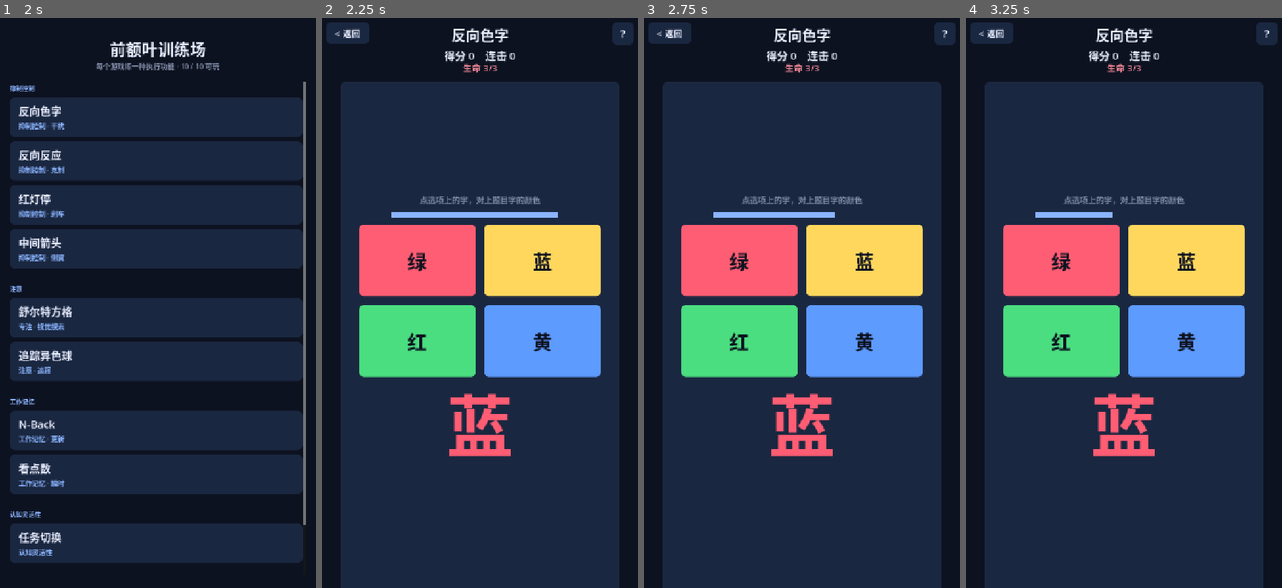
Above: before the commit, frames 1-4 (left to right).
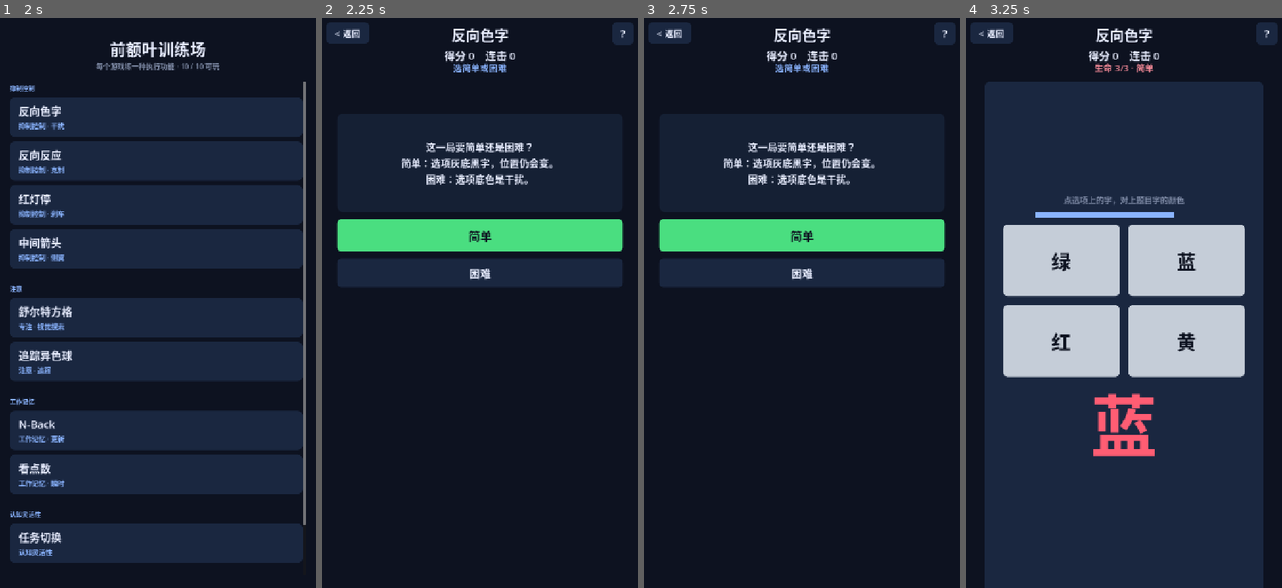
Above: after the commit, the same moments.

Repository: JeffGu98/PrefrontalCortexGame
Game: Godot game, scene res://scenes/Track.tscn
Same seed, same stepped clock (60 frames per second), same inputs: the game is played once before the commit and once after it. This scene is started directly instead of the project's main scene.
Inputs (mouse positions are in pixels of both pictures, inside the frame that each line leads up to):
- Up to frame 1 (2 s): click "确定" at 0.5 s; click "< 返回" at 1.25 s
- Up to frame 2 (2.25 s): click (476, 114) at 2.02 s
- Up to frame 3 (2.75 s): no input
- Up to frame 4 (3.25 s): click (1124, 234) at 2.75 s, where only the run after the commit has a clickable "简单"

Frame 1 is identical in both runs. In frame 2, 64% of the frame differs, in the area x 4-96%, y 7-100%; in frame 3, 64%; in frame 4, 19%.

Commit message:
Add shared progress gate and ship 1.1.6.
追踪异色球记住球数；反向色字进场可选简单或困难。进度门抽到 GameBase，汉诺塔改用同一套界面。

Diff:
--- a/project.godot
+++ b/project.godot
@@ -11,7 +11,7 @@
 [application]
 
 config/name="前额叶训练场"
-config/version="1.1.5"
+config/version="1.1.6"
 run/main_scene="res://scenes/Hub.tscn"
 config/features=PackedStringArray("4.7", "Mobile")
 config/icon="res://icon.png"
--- a/scripts/GameBase.gd
+++ b/scripts/GameBase.gd
@@ -10,6 +10,10 @@
 
 var _help_overlay: Control
 var _help_open := false
+var _gate_panel: Panel
+var _gate_label: Label
+var _gate_continue_btn: Button
+var _gate_fresh_btn: Button
 
 
 func _ready() -> void:
@@ -19,6 +23,7 @@
 	if title_text != "":
 		_build_title()
 	_build_help_button()
+	_build_progress_gate()
 	_build_game()
 	_build_help_overlay()
 
@@ -59,6 +64,83 @@
 
 ## Overridden by each game to build its own content.
 func _build_game() -> void:
+	pass
+
+
+## Shared continue-or-restart gate used by games that remember a level.
+func _build_progress_gate() -> void:
+	_gate_panel = Panel.new()
+	_gate_panel.z_index = 20
+	var style := StyleBoxFlat.new()
+	style.bg_color = Color("#152034")
+	style.set_corner_radius_all(14)
+	_gate_panel.add_theme_stylebox_override("panel", style)
+	add_child(_gate_panel)
+	_gate_label = _make_label("", 22, Color("#e8edff"))
+	_gate_label.horizontal_alignment = HORIZONTAL_ALIGNMENT_CENTER
+	_gate_label.vertical_alignment = VERTICAL_ALIGNMENT_CENTER
+	_gate_label.autowrap_mode = TextServer.AUTOWRAP_WORD_SMART
+	_gate_label.set_anchors_and_offsets_preset(Control.PRESET_FULL_RECT)
+	_gate_label.offset_left = 24
+	_gate_label.offset_right = -24
+	_gate_panel.add_child(_gate_label)
+
+	_gate_continue_btn = Button.new()
+	_gate_continue_btn.z_index = 21
+	_gate_continue_btn.focus_mode = Control.FOCUS_NONE
+	_gate_continue_btn.add_theme_font_size_override("font_size", 26)
+	_gate_continue_btn.add_theme_color_override("font_color", Color("#0d1220"))
+	_style_button(_gate_continue_btn, Color("#4ade80"))
+	_gate_continue_btn.pressed.connect(_on_progress_continue)
+	add_child(_gate_continue_btn)
+
+	_gate_fresh_btn = Button.new()
+	_gate_fresh_btn.z_index = 21
+	_gate_fresh_btn.focus_mode = Control.FOCUS_NONE
+	_gate_fresh_btn.add_theme_font_size_override("font_size", 24)
+	_gate_fresh_btn.add_theme_color_override("font_color", Color("#e8edff"))
+	_style_button(_gate_fresh_btn, Color("#1a2740"))
+	_gate_fresh_btn.pressed.connect(_on_progress_fresh)
+	add_child(_gate_fresh_btn)
+	_hide_progress_gate()
+	_layout_progress_gate()
+
+
+func _layout_progress_gate() -> void:
+	if _gate_panel == null:
+		return
+	var vp := get_viewport_rect().size
+	_gate_panel.position = Vector2(40, 220)
+	_gate_panel.size = Vector2(vp.x - 80.0, 220)
+	_gate_continue_btn.position = Vector2(40, _gate_panel.position.y + 236.0)
+	_gate_continue_btn.size = Vector2(vp.x - 80.0, 72)
+	_gate_fresh_btn.position = Vector2(40, _gate_continue_btn.position.y + 88.0)
+	_gate_fresh_btn.size = Vector2(vp.x - 80.0, 64)
+
+
+func _show_progress_gate(body: String, continue_text: String, fresh_text: String) -> void:
+	_layout_progress_gate()
+	_gate_label.text = body
+	_gate_continue_btn.text = continue_text
+	_gate_fresh_btn.text = fresh_text
+	_gate_panel.visible = true
+	_gate_continue_btn.visible = true
+	_gate_fresh_btn.visible = true
+
+
+func _hide_progress_gate() -> void:
+	if _gate_panel == null:
+		return
+	_gate_panel.visible = false
+	_gate_continue_btn.visible = false
+	_gate_fresh_btn.visible = false
+
+
+func _on_progress_continue() -> void:
+	pass
+
+
+func _on_progress_fresh() -> void:
 	pass
 
 
--- a/scripts/Hanoi.gd
+++ b/scripts/Hanoi.gd
@@ -38,10 +38,6 @@
 var peg_hits: Array[Button] = []
 var restart_button: Button
 var reset_btn: Button
-var gate_panel: Panel
-var gate_label: Label
-var continue_btn: Button
-var fresh_btn: Button
 
 
 func _init() -> void:
@@ -54,7 +50,6 @@
 	_build_hud()
 	_build_board()
 	_build_reset_button()
-	_build_gate()
 	_layout_board()
 	if latest_disks > MIN_DISKS:
 		_show_gate()
@@ -112,43 +107,6 @@
 	reset_btn.visible = false
 
 
-func _build_gate() -> void:
-	gate_panel = Panel.new()
-	gate_panel.z_index = 20
-	var style := StyleBoxFlat.new()
-	style.bg_color = Color("#152034")
-	style.set_corner_radius_all(14)
-	gate_panel.add_theme_stylebox_override("panel", style)
-	add_child(gate_panel)
-	gate_label = _make_label("", 22, Color("#e8edff"))
-	gate_label.horizontal_alignment = HORIZONTAL_ALIGNMENT_CENTER
-	gate_label.vertical_alignment = VERTICAL_ALIGNMENT_CENTER
-	gate_label.autowrap_mode = TextServer.AUTOWRAP_WORD_SMART
-	gate_label.set_anchors_and_offsets_preset(Control.PRESET_FULL_RECT)
-	gate_label.offset_left = 24
-	gate_label.offset_right = -24
-	gate_panel.add_child(gate_label)
-
-	continue_btn = Button.new()
-	continue_btn.focus_mode = Control.FOCUS_NONE
-	continue_btn.add_theme_font_size_override("font_size", 26)
-	continue_btn.add_theme_color_override("font_color", Color("#0d1220"))
-	_style_button(continue_btn, Color("#4ade80"))
-	continue_btn.pressed.connect(_pick_continue)
-	add_child(continue_btn)
-
-	fresh_btn = Button.new()
-	fresh_btn.focus_mode = Control.FOCUS_NONE
-	fresh_btn.add_theme_font_size_override("font_size", 24)
-	fresh_btn.add_theme_color_override("font_color", Color("#e8edff"))
-	_style_button(fresh_btn, Color("#1a2740"))
-	fresh_btn.pressed.connect(_pick_fresh)
-	add_child(fresh_btn)
-	gate_panel.visible = false
-	continue_btn.visible = false
-	fresh_btn.visible = false
-
-
 func _notification(what: int) -> void:
 	if what == NOTIFICATION_RESIZED and board != null:
 		_layout_board()
@@ -166,13 +124,7 @@
 	for i in range(PEGS):
 		peg_hits[i].position = Vector2(col_w * i, 0)
 		peg_hits[i].size = Vector2(col_w, board.size.y)
-	if gate_panel != null:
-		gate_panel.position = Vector2(40, 220)
-		gate_panel.size = Vector2(vp.x - 80.0, 220)
-		continue_btn.position = Vector2(40, gate_panel.position.y + 236.0)
-		continue_btn.size = Vector2(vp.x - 80.0, 72)
-		fresh_btn.position = Vector2(40, continue_btn.position.y + 88.0)
-		fresh_btn.size = Vector2(vp.x - 80.0, 64)
+	_layout_progress_gate()
 	board.queue_redraw()
 
 
@@ -193,24 +145,21 @@
 	phase = Phase.PICK
 	board.visible = false
 	reset_btn.visible = false
-	gate_panel.visible = true
-	continue_btn.visible = true
-	fresh_btn.visible = true
-	gate_label.text = "上次做到 %d 盘。\n这一局进最新一关，还是从 3 盘重来？" % latest_disks
-	continue_btn.text = "进入最新一关（%d 盘）" % latest_disks
-	fresh_btn.text = "从头开始（3 盘）"
+	_show_progress_gate(
+		"上次做到 %d 盘。\n这一局进最新一关，还是从 3 盘重来？" % latest_disks,
+		"进入最新一关（%d 盘）" % latest_disks,
+		"从头开始（3 盘）"
+	)
 	_set_hint("选这一局从哪关开始", Color("#7f8ba6"))
 	_update_hud()
 
 
 func _hide_gate() -> void:
-	gate_panel.visible = false
-	continue_btn.visible = false
-	fresh_btn.visible = false
+	_hide_progress_gate()
 	board.visible = true
 
 
-func _pick_continue() -> void:
+func _on_progress_continue() -> void:
 	if phase != Phase.PICK:
 		return
 	disk_n = latest_disks
@@ -218,7 +167,7 @@
 	_start_level()
 
 
-func _pick_fresh() -> void:
+func _on_progress_fresh() -> void:
 	if phase != Phase.PICK:
 		return
 	disk_n = MIN_DISKS
--- a/scripts/Stroop.gd
+++ b/scripts/Stroop.gd
@@ -1,5 +1,5 @@
 extends "res://scripts/GameBase.gd"
-## 反向色字 Stroop：点选项上的字，对上题目字的颜色；选项底色是干扰。
+## 反向色字 Stroop：点选项上的字，对上题目字的颜色；困难模式选项底色是干扰。
 
 
 const COLORS := [
@@ -15,7 +15,13 @@
 const HINT_IDLE := "点选项上的字，对上题目字的颜色"
 const BEST_PATH := "user://stroop_best.cfg"
 const TIMER_WIDTH := 400.0
-
+const EASY_BG := Color("#c5cdd8")
+const EASY_INK := Color("#0d1220")
+
+enum Phase { GATE, PLAY, OVER }
+
+var phase := Phase.GATE
+var easy_mode := true
 var score := 0
 var lives := LIVES
 var streak := 0
@@ -34,20 +40,22 @@
 var hint_label: Label
 var timer_track: ColorRect
 var timer_bar: ColorRect
+var choice_grid: GridContainer
 var color_buttons: Array[Button] = []
 var restart_button: Button
 
 
 func _init() -> void:
 	title_text = "反向色字"
-	help_text = "中央是有颜色的字，字义和字体颜色一定不同。\n点下面写着「字体颜色」的按钮。按钮底色是干扰，不要对色块。\n每答完一题四个选项会重排。每题 2 秒。点错或超时扣一命。"
+	help_text = "中央是有颜色的字，字义和字体颜色一定不同。点下面写着「字体颜色」的按钮。\n简单：选项灰底黑字，位置每题仍会变。困难：选项底色是干扰，不要对色块。\n每题 2 秒。点错或超时扣一命。"
 
 
 func _build_game() -> void:
 	_load_best()
 	_build_hud()
 	_build_color_buttons()
-	_new_trial()
+	_layout_progress_gate()
+	_show_gate()
 
 
 func _build_hud() -> void:
@@ -111,28 +119,91 @@
 
 
 func _build_color_buttons() -> void:
-	var g := GridContainer.new()
-	g.columns = 2
-	g.add_theme_constant_override("h_separation", 20)
-	g.add_theme_constant_override("v_separation", 20)
+	choice_grid = GridContainer.new()
+	choice_grid.columns = 2
+	choice_grid.add_theme_constant_override("h_separation", 20)
+	choice_grid.add_theme_constant_override("v_separation", 20)
 	var btn_w := 260.0
 	var btn_h := 160.0
 	var total_w := btn_w * 2.0 + 20.0
 	var total_h := btn_h * 2.0 + 20.0
 	var vp := get_viewport_rect().size
-	g.position = Vector2((vp.x - total_w) / 2.0, 468.0)
-	g.size = Vector2(total_w, total_h)
-	add_child(g)
+	choice_grid.position = Vector2((vp.x - total_w) / 2.0, 468.0)
+	choice_grid.size = Vector2(total_w, total_h)
+	add_child(choice_grid)
 
 	for _i in range(COLORS.size()):
 		var btn := Button.new()
 		btn.custom_minimum_size = Vector2(btn_w, btn_h)
 		btn.focus_mode = Control.FOCUS_NONE
 		btn.add_theme_font_size_override("font_size", 44)
-		btn.add_theme_color_override("font_color", Color("#0d1220"))
+		btn.add_theme_color_override("font_color", EASY_INK)
 		btn.pressed.connect(_on_button_pressed.bind(btn))
-		g.add_child(btn)
+		choice_grid.add_child(btn)
 		color_buttons.append(btn)
+
+
+func _notification(what: int) -> void:
+	if what == NOTIFICATION_RESIZED:
+		_layout_progress_gate()
+
+
+func _show_gate() -> void:
+	phase = Phase.GATE
+	waiting = true
+	game_over = false
+	stim_panel.visible = false
+	timer_track.visible = false
+	hint_label.visible = false
+	choice_grid.visible = false
+	if restart_button != null:
+		restart_button.queue_free()
+		restart_button = null
+	_show_progress_gate(
+		"这一局要简单还是困难？\n简单：选项灰底黑字，位置仍会变。\n困难：选项底色是干扰。",
+		"简单",
+		"困难"
+	)
+	_set_hint("选这一局的难度", Color("#7f8ba6"))
+	_update_hud()
+
+
+func _hide_gate() -> void:
+	_hide_progress_gate()
+	stim_panel.visible = true
+	timer_track.visible = true
+	hint_label.visible = true
+	choice_grid.visible = true
+
+
+func _on_progress_continue() -> void:
+	if phase != Phase.GATE:
+		return
+	easy_mode = true
+	_start_play()
+
+
+func _on_progress_fresh() -> void:
+	if phase != Phase.GATE:
+		return
+	easy_mode = false
+	_start_play()
+
+
+func _start_play() -> void:
+	_hide_gate()
+	phase = Phase.PLAY
+	score = 0
+	lives = LIVES
+	streak = 0
+	best_streak = 0
+	game_over = false
+	waiting = false
+	trial_id += 1
+	if restart_button != null:
+		restart_button.queue_free()
+		restart_button = null
+	_new_trial()
 
 
 func _paint_panel(bg: Color) -> void:
@@ -171,15 +242,17 @@
 	for i in range(color_buttons.size()):
 		var btn := color_buttons[i]
 		var name_idx: int = names[i]
-		var bg_idx: int = bgs[name_idx]
 		btn.modulate = Color.WHITE
 		btn.text = COLORS[name_idx]["name"]
-		btn.add_theme_color_override("font_color", Color("#0d1220"))
-		_style_button(btn, COLORS[bg_idx]["color"])
+		btn.add_theme_color_override("font_color", EASY_INK)
+		if easy_mode:
+			_style_button(btn, EASY_BG)
+		else:
+			_style_button(btn, COLORS[bgs[name_idx]]["color"])
 
 
 func _new_trial() -> void:
-	if game_over:
+	if game_over or phase != Phase.PLAY:
 		return
 	waiting = false
 	word_label.modulate = Color.WHITE
@@ -204,7 +277,7 @@
 
 
 func _on_color_pressed(color_name: String, btn: Button) -> void:
-	if game_over or waiting:
+	if game_over or waiting or phase != Phase.PLAY:
 		return
 	waiting = true
 	if color_name == correct_color:
@@ -252,7 +325,7 @@
 
 
 func _process(delta: float) -> void:
-	if game_over or waiting:
+	if game_over or waiting or phase != Phase.PLAY:
 		return
 	trial_time_left -= delta
 	if trial_time_left <= 0.0:
@@ -268,7 +341,12 @@
 
 func _update_hud() -> void:
 	score_label.text = "得分 %d　连击 %d" % [score, streak]
-	lives_label.text = "生命 %d/%d" % [lives, LIVES]
+	if phase == Phase.GATE:
+		lives_label.add_theme_color_override("font_color", Color("#8ab4ff"))
+		lives_label.text = "选简单或困难"
+	else:
+		lives_label.add_theme_color_override("font_color", Color("#ff8f9d"))
+		lives_label.text = "生命 %d/%d · %s" % [lives, LIVES, "简单" if easy_mode else "困难"]
 
 
 func _set_hint(text: String, color: Color) -> void:
@@ -277,6 +355,7 @@
 
 
 func _end_game() -> void:
+	phase = Phase.OVER
 	game_over = true
 	waiting = true
 	trial_id += 1
@@ -303,17 +382,7 @@
 
 
 func _restart() -> void:
-	trial_id += 1
-	score = 0
-	lives = LIVES
-	streak = 0
-	best_streak = 0
-	game_over = false
-	waiting = false
-	if restart_button != null:
-		restart_button.queue_free()
-		restart_button = null
-	_new_trial()
+	_start_play()
 
 
 func _load_best() -> void:
--- a/scripts/Track.gd
+++ b/scripts/Track.gd
@@ -16,7 +16,7 @@
 const WRONG := Color("#ff5d73")
 const AXIS_DEAD := PI / 9.0
 
-enum Phase { READY, HIGHLIGHT, MOVE, PICK, FEEDBACK, OVER }
+enum Phase { GATE, READY, HIGHLIGHT, MOVE, PICK, FEEDBACK, OVER }
 
 var phase := Phase.READY
 var phase_left := 0.0
@@ -25,6 +25,7 @@
 var streak := 0
 var best_score := 0
 var ball_count := START_BALLS
+var latest_balls := START_BALLS
 var odd_count := 1
 var positions: Array[Vector2] = []
 var velocities: Array[Vector2] = []
@@ -43,7 +44,7 @@
 
 func _init() -> void:
 	title_text = "追踪异色球"
-	help_text = "开始时若干球里会有 1–3 个黄色异色球，先记住。\n随后全部变成蓝色并乱动，停下后把刚才那些异色球点出来，再按确定。\n全对 +20 并加一个球；点错或漏选扣一命。"
+	help_text = "开始时若干球里会有 1–3 个黄色异色球，先记住。\n随后全部变成蓝色并乱动，停下后把刚才那些异色球点出来，再按确定。\n全对 +20 并加一个球；点错或漏选扣一命。\n做到哪一档会记住。再进时选继续最新一关，或从 6 个球重来。"
 
 
 func _build_game() -> void:
@@ -52,7 +53,10 @@
 	_build_canvas()
 	_build_confirm()
 	_layout_board()
-	_start_round()
+	if latest_balls > START_BALLS:
+		_show_gate()
+	else:
+		_start_round()
 
 
 func _build_hud() -> void:
@@ -107,13 +111,54 @@
 	hint_label.offset_bottom = confirm_btn.position.y - 8.0
 	canvas.position = Vector2(28, 148)
 	canvas.size = Vector2(vp.x - 56.0, hint_label.offset_top - 160.0)
+	_layout_progress_gate()
+
+
+func _show_gate() -> void:
+	phase = Phase.GATE
+	canvas.visible = false
+	confirm_btn.visible = false
+	if restart_button != null:
+		restart_button.queue_free()
+		restart_button = null
+	_show_progress_gate(
+		"上次做到 %d 个球。\n这一局进最新一关，还是从 6 个球重来？" % latest_balls,
+		"进入最新一关（%d 个球）" % latest_balls,
+		"从头开始（6 个球）"
+	)
+	_set_hint("选这一局从哪关开始", Color("#7f8ba6"))
+	_update_hud()
+
+
+func _hide_gate() -> void:
+	_hide_progress_gate()
+	canvas.visible = true
+	confirm_btn.visible = true
+
+
+func _on_progress_continue() -> void:
+	if phase != Phase.GATE:
+		return
+	ball_count = latest_balls
+	_hide_gate()
+	_start_round()
+
+
+func _on_progress_fresh() -> void:
+	if phase != Phase.GATE:
+		return
+	ball_count = START_BALLS
+	latest_balls = START_BALLS
+	_save_progress()
+	_hide_gate()
+	_start_round()
 
 
 func _start_round() -> void:
+	_hide_gate()
 	score = 0
 	lives = LIVES
 	streak = 0
-	ball_count = START_BALLS
 	odd_count = 1
 	phase = Phase.READY
 	phase_left = 1.0
@@ -125,6 +170,7 @@
 	if best_score > 0:
 		ready += " · 最佳 %d" % best_score
 	_set_hint(ready, Color("#7f8ba6"))
+	_remember_level()
 	_update_hud()
 	canvas.queue_redraw()
 
@@ -229,6 +275,7 @@
 		score += SCORE_ALL
 		if ball_count < MAX_BALLS:
 			ball_count += 1
+			_remember_level()
 		_set_hint("全对  +%d" % SCORE_ALL, Color("#4ade80"))
 		_burst_feedback("全对  +%d" % SCORE_ALL, Color("#4ade80"))
 	else:
@@ -243,7 +290,7 @@
 
 
 func _process(delta: float) -> void:
-	if phase == Phase.OVER:
+	if phase == Phase.OVER or phase == Phase.GATE:
 		return
 	pulse += delta
 	if phase == Phase.MOVE:
@@ -310,7 +357,12 @@
 
 func _update_hud() -> void:
 	score_label.text = "得分 %d　连击 %d　球 %d" % [score, streak, ball_count]
-	lives_label.text = "生命 %d/%d" % [lives, LIVES]
+	if phase == Phase.GATE:
+		lives_label.add_theme_color_override("font_color", Color("#8ab4ff"))
+		lives_label.text = "上次做到 %d 个球" % latest_balls
+	else:
+		lives_label.add_theme_color_override("font_color", Color("#ff8f9d"))
+		lives_label.text = "生命 %d/%d" % [lives, LIVES]
 	if confirm_btn != null:
 		confirm_btn.modulate = Color.WHITE if phase == Phase.PICK else Color(1, 1, 1, 0.4)
 
@@ -325,7 +377,7 @@
 	var is_best := score > best_score
 	if is_best:
 		best_score = score
-		_save_best()
+		_save_progress()
 	var suffix := " · 新纪录！" if is_best else ""
 	if best_score > 0 and not is_best:
 		suffix = " · 最佳 %d" % best_score
@@ -339,15 +391,23 @@
 	_start_round()
 
 
+func _remember_level() -> void:
+	latest_balls = clampi(ball_count, START_BALLS, MAX_BALLS)
+	_save_progress()
+
+
 func _load_best() -> void:
 	var config := ConfigFile.new()
 	if config.load(BEST_PATH) == OK:
 		best_score = int(config.get_value("best", "score", 0))
-
-
-func _save_best() -> void:
+		latest_balls = clampi(int(config.get_value("best", "balls", START_BALLS)), START_BALLS, MAX_BALLS)
+		ball_count = latest_balls
+
+
+func _save_progress() -> void:
 	var config := ConfigFile.new()
 	config.set_value("best", "score", best_score)
+	config.set_value("best", "balls", clampi(latest_balls, START_BALLS, MAX_BALLS))
 	config.save(BEST_PATH)
 
 
Not shown, changed: export_presets.cfg
Not shown, changed: docs/design.md
